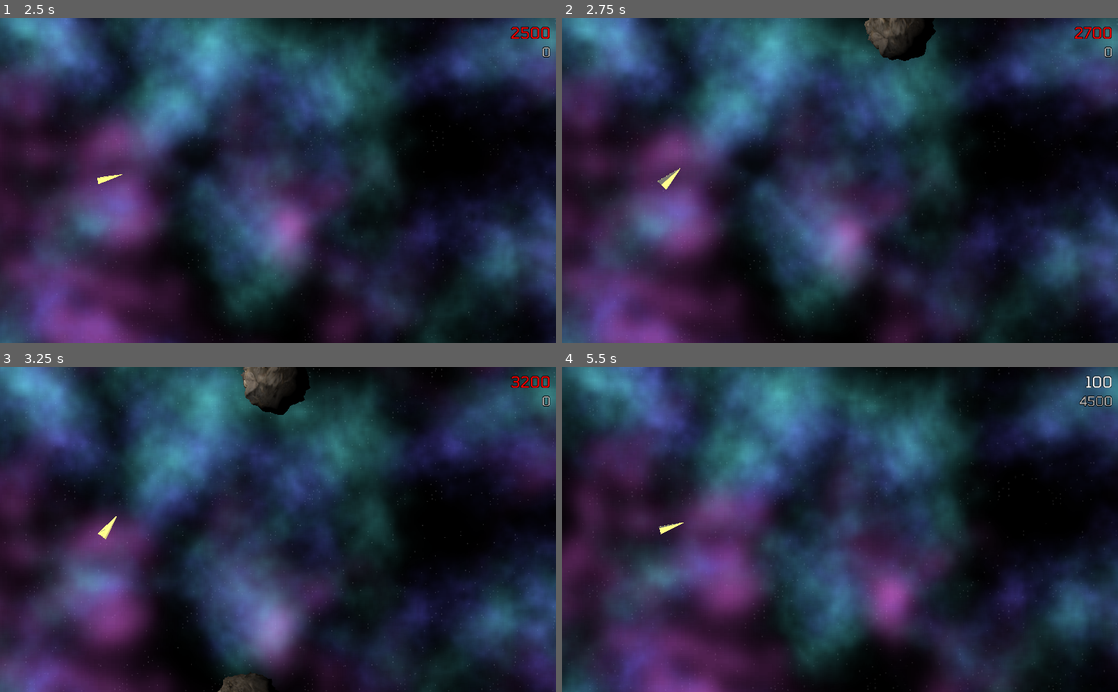
Above: before the commit, frames 1-4 (two rows, left to right).
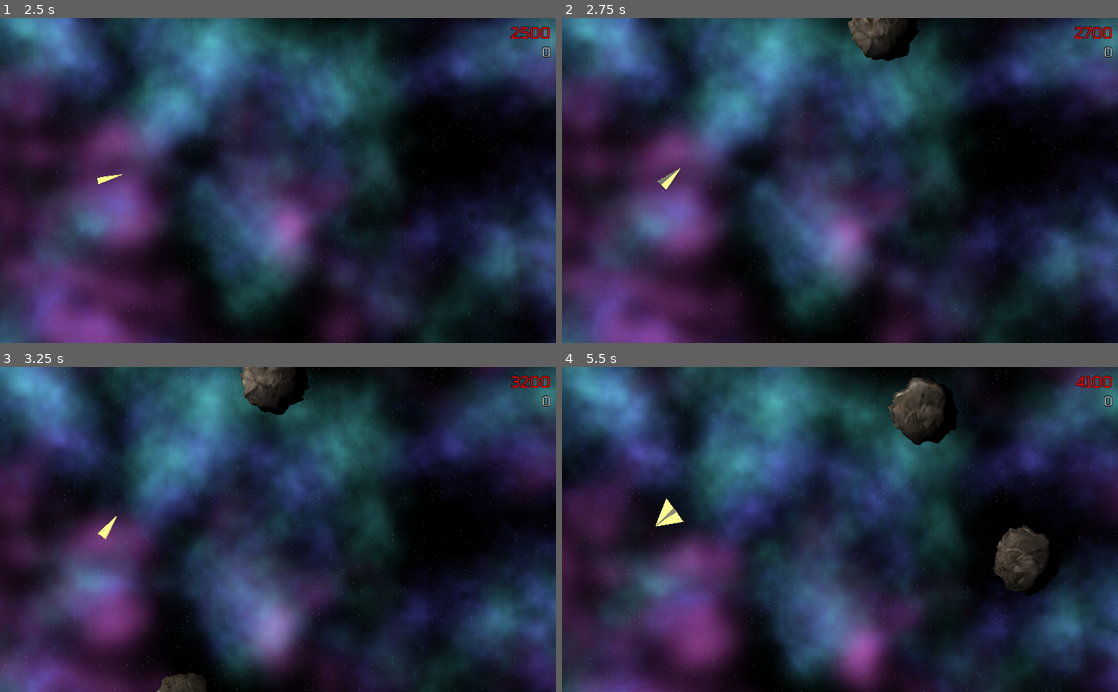
Above: after the commit, the same moments.

Repository: RichoM/godot-PhysicalBits-plugin
Game: Godot game, scene res://Main.tscn
The game is run twice, just before and just after one commit, with the same random seed, the same clock (stepped at 60 frames per second) and the same inputs.
Inputs (mouse positions are in pixels of both pictures, inside the frame that each line leads up to):
- Up to frame 1 (2.5 s): move the mouse to (400, 164) at 0.52 s; hold Space (movement_up) 0.53-1.28 s; click (400, 164) at 0.67 s; move the mouse to (166, 196) at 1.27 s; move the mouse to (333, 109) at 2.02 s; hold Space (movement_up) from 2.03 s (still down)
- Up to frame 2 (2.75 s): keep holding Space (movement_up)
- Up to frame 3 (3.25 s): keep holding Space (movement_up); move the mouse to (250, 594) at 2.77 s; click (250, 594) at 2.92 s
- Up to frame 4 (5.5 s): move the mouse to (1006, 578) at 3.52 s; release Space (movement_up) at 3.53 s; move the mouse to (673, 480) at 4.27 s; move the mouse to (867, 529) at 5.02 s; click (867, 529) at 5.17 s

Frame 1 is identical in both runs. In frame 2, 1.2% of the frame differs, in the area x 51-68%, y 0-14%; in frame 3, 0.8%; in frame 4, 48%, in the area x 0-100%, y 0-100%.

Commit message:
Fixed asteroid speed

Diff:
--- a/asteroid.gd
+++ b/asteroid.gd
@@ -3,20 +3,19 @@
 
 export var camera : NodePath
 
-const MIN_SPEED = 0.1
-const MAX_SPEED = 5
+const MAX_SPEED = 0.35
 
 var speed = 1.0
 
 func _ready():
-	speed = rand_range(MIN_SPEED, MAX_SPEED)
+	speed = rand_range(0, MAX_SPEED)
 
 func _process(delta):
 	teleport()
 	$mesh.rotate_z(delta)
 
 func _physics_process(delta):
-	move_and_slide(Vector3.LEFT * delta  * speed)
+	move_and_slide(Vector3.LEFT * speed)
 
 func teleport():
 	var cam : Camera = get_node(camera)
@@ -38,6 +37,7 @@
 	if self_right < cam_left:
 		global_transform.origin.x = cam_right + aabb.size.x/2
 		global_transform.origin.y = rand_range(cam_bottom, cam_top)
+		speed = rand_range(0, MAX_SPEED)
 	elif self_top < cam_bottom:
 		global_transform.origin.x = rand_range(cam_left, cam_right)
 		global_transform.origin.y = cam_top + aabb.size.y/2
